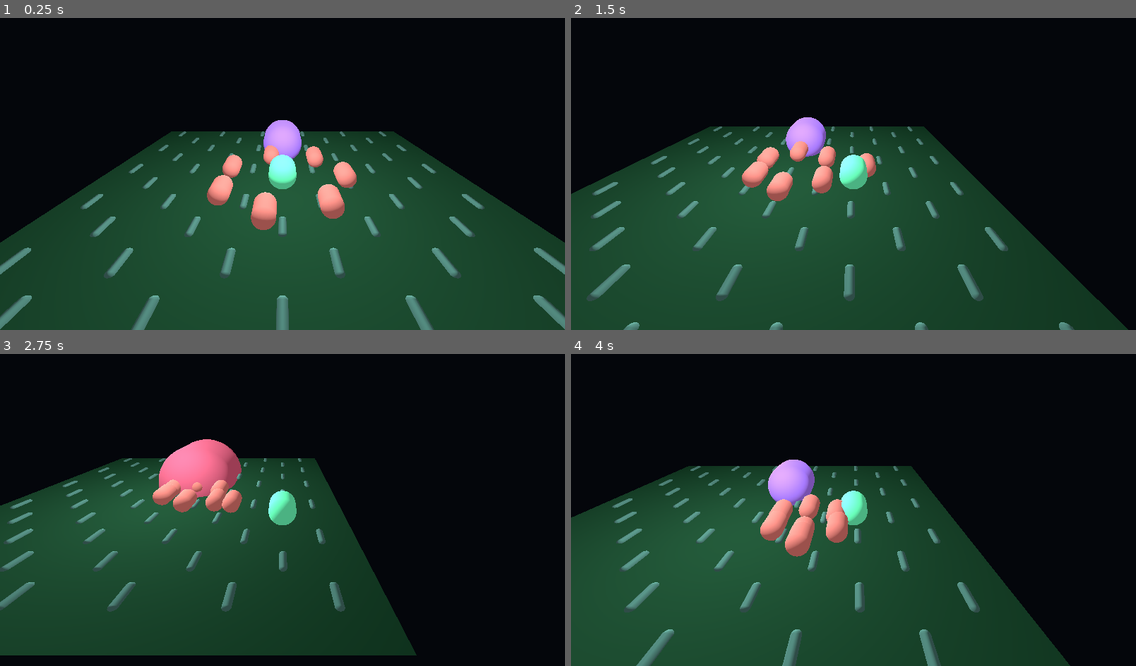
Above: before the commit, frames 1-4 (two rows, left to right).
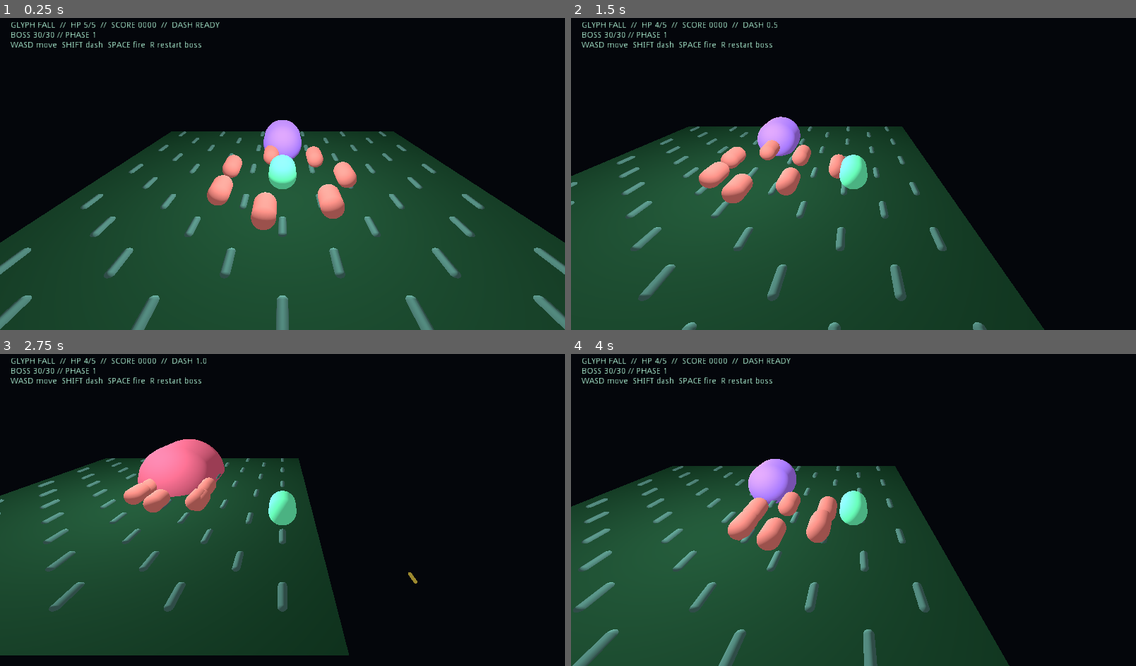
Above: after the commit, the same moments.

Repository: rgxbrel/glyph-fall
Game: Godot game, scene res://main.tscn
The game is run twice, just before and just after one commit, with the same random seed, the same clock (stepped at 60 frames per second) and the same inputs.
Inputs:
- Up to frame 1 (0.25 s): no input
- Up to frame 2 (1.5 s): tap Enter at 0.5 s; hold D 0.53-1.28 s; tap Shift at 0.6 s; tap Space at 0.77, 1.07 s; tap R at 0.8, 1.35 s; hold S from 1.28 s (still down)
- Up to frame 3 (2.75 s): tap Space at 1.52, 1.55, 1.82, 2.1 s; release S at 2.03 s; hold D from 2.03 s (still down); tap Shift at 2.3 s
- Up to frame 4 (4 s): release D at 2.78 s; hold W 2.78-3.53 s; tap Shift at 2.85 s; tap Space at 3.02, 3.32, 3.77, 3.8 s; tap R at 3.05, 3.6 s; hold A from 3.53 s (still down)

The runs differ from the first frame. In frame 1, 0.7% of the frame differs, in the area x 1-39%, y 1-10%; in frame 2, 15%, in the area x 0-99%, y 1-100%; in frame 3, 12%; in frame 4, 14%.

Commit message:
Add HUD dash and prototype pickups
Co-authored-by: Copilot <223556219+Copilot@users.noreply.github.com>

Diff:
--- a/prototype/godot-ascii3d/main.gd
+++ b/prototype/godot-ascii3d/main.gd
@@ -11,6 +11,12 @@
 var projectiles := []
 var fire_cooldown := 0.0
 var player_speed := 5.5
+var dash_cooldown := 0.0
+var dash_time := 0.0
+var hud: Label
+var score := 0
+var pickups := []
+var boss_defeated := false
 var boss: Spatial
 var boss_ring: Spatial
 var boss_hp := 30
@@ -32,6 +38,7 @@
 	camera.look_at_from_position(camera.translation, Vector3(0, 0, 0), Vector3.UP)
 	add_child(camera)
 	_make_light()
+	_make_hud()
 	_make_ground()
 	player = _make_actor(Color("7fe9c0"), Vector3(0, 1, 0), 0.8)
 	for i in range(7):
@@ -43,6 +50,19 @@
 	boss.scale = Vector3(1.4, 1.4, 1.4)
 	boss_ring = _make_actor(Color("ff527d"), Vector3(0, 0.08, -6), 1.0)
 	boss_ring.scale = Vector3(3.2, 0.08, 3.2)
+
+func _make_hud() -> void:
+	var layer := CanvasLayer.new()
+	layer.layer = 20
+	hud = Label.new()
+	hud.rect_position = Vector2(18, 14)
+	hud.add_color_override("font_color", Color("b8ffe0"))
+	hud.add_color_override("font_shadow_color", Color("05070c"))
+	hud.add_constant_override("shadow_offset_x", 2)
+	hud.add_constant_override("shadow_offset_y", 2)
+	hud.text = "GLYPH FALL // loading"
+	layer.add_child(hud)
+	add_child(layer)
 
 func _make_light() -> void:
 	var light := OmniLight.new()
@@ -84,8 +104,13 @@
 	return node
 
 func _input(event: InputEvent) -> void:
-	if event is InputEventKey and event.pressed and not event.echo and event.scancode == KEY_SPACE:
-		_fire()
+	if event is InputEventKey and event.pressed and not event.echo:
+		if event.scancode == KEY_SPACE:
+			_fire()
+		elif event.scancode == KEY_SHIFT:
+			_dash()
+		elif event.scancode == KEY_R and boss_defeated:
+			_reset_boss()
 
 func _move_vector() -> Vector3:
 	var v := Vector3()
@@ -131,6 +156,45 @@
 	enemy.translation = Vector3(cos(a) * 4.5, 0.8, sin(a) * 4.5)
 	enemy.visible = true
 	enemy_hp[index] = 3
+
+func _dash() -> void:
+	if dash_cooldown > 0.0 or not player:
+		return
+	var direction := _move_vector()
+	if direction.length_squared() <= 0.0:
+		direction = Vector3(0, 0, -1)
+	player.translation += direction * 2.4
+	dash_cooldown = 1.4
+	dash_time = 0.18
+
+func _spawn_pickup(pos: Vector3, kind: String) -> void:
+	var color := Color("70b7ff") if kind == "mana" else Color("ffd166")
+	var node := _make_actor(color, Vector3(pos.x, 0.5, pos.z), 0.22)
+	pickups.append({"node": node, "kind": kind})
+
+func _reset_boss() -> void:
+	boss_hp = 30
+	boss_phase = 1
+	boss_attack = 2.0
+	boss_telegraph = 0.0
+	boss_defeated = false
+	boss.visible = true
+	boss_ring.visible = false
+	boss.translation = Vector3(0, 0.95, -6)
+
+func _step_pickups() -> void:
+	for i in range(pickups.size() - 1, -1, -1):
+		var item: Dictionary = pickups[i]
+		var node: Spatial = item["node"]
+		node.translation.y = 0.5 + sin(t * 3.0 + i) * 0.12
+		if node.translation.distance_to(player.translation) < 1.1:
+			if item["kind"] == "heart":
+				player_hp = min(5, player_hp + 2)
+			else:
+				dash_cooldown = 0.0
+				score += 25
+			node.queue_free()
+			pickups.remove(i)
 
 func _step_projectiles(delta: float) -> void:
 	for i in range(projectiles.size() - 1, -1, -1):
@@ -150,10 +214,15 @@
 				break
 		if not remove and boss and boss.visible and node.translation.distance_to(boss.translation) < 1.35:
 			boss_hp -= 1
+			score += 5
 			remove = true
 			if boss_hp <= 0:
 				boss.visible = false
 				boss_ring.visible = false
+				boss_defeated = true
+				score += 500
+				_spawn_pickup(boss.translation, "heart")
+				_spawn_pickup(boss.translation + Vector3(1, 0, 0), "mana")
 		if remove:
 			node.queue_free()
 			projectiles.remove(i)
@@ -192,6 +261,8 @@
 func _process(delta: float) -> void:
 	t += delta
 	fire_cooldown = max(0.0, fire_cooldown - delta)
+	dash_cooldown = max(0.0, dash_cooldown - delta)
+	dash_time = max(0.0, dash_time - delta)
 	player_iframes = max(0.0, player_iframes - delta)
 	if player:
 		var movement := _move_vector()
@@ -224,6 +295,10 @@
 					player_hp = 5
 					player.translation = Vector3(0, 1, 0)
 	_step_boss(delta)
+	_step_pickups()
+	if hud:
+		var boss_line := "DEFEATED // press R to reset" if boss_defeated else "BOSS %02d/30 // PHASE %d" % [boss_hp, boss_phase]
+		hud.text = "GLYPH FALL  //  HP %d/5  //  SCORE %04d  //  DASH %s\n%s\nWASD move  SHIFT dash  SPACE fire  R restart boss" % [player_hp, score, ("READY" if dash_cooldown <= 0.0 else "%.1f" % dash_cooldown), boss_line]
 	if camera and player:
 		camera.translation = Vector3(player.translation.x, 7.0, player.translation.z + 12.0)
 		camera.look_at_from_position(camera.translation, player.translation, Vector3.UP)
Not shown, changed: .work/TURN.md
